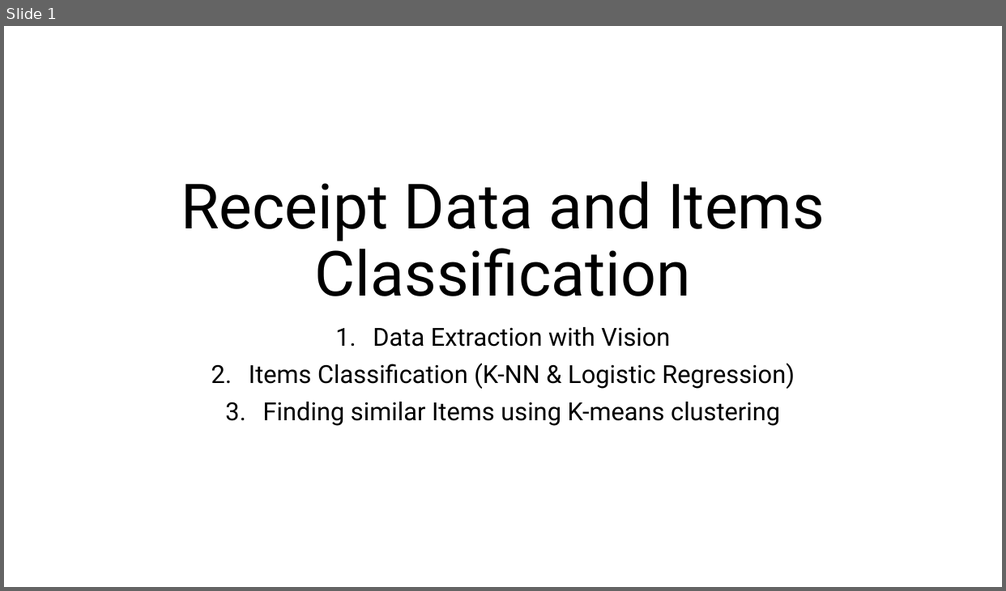
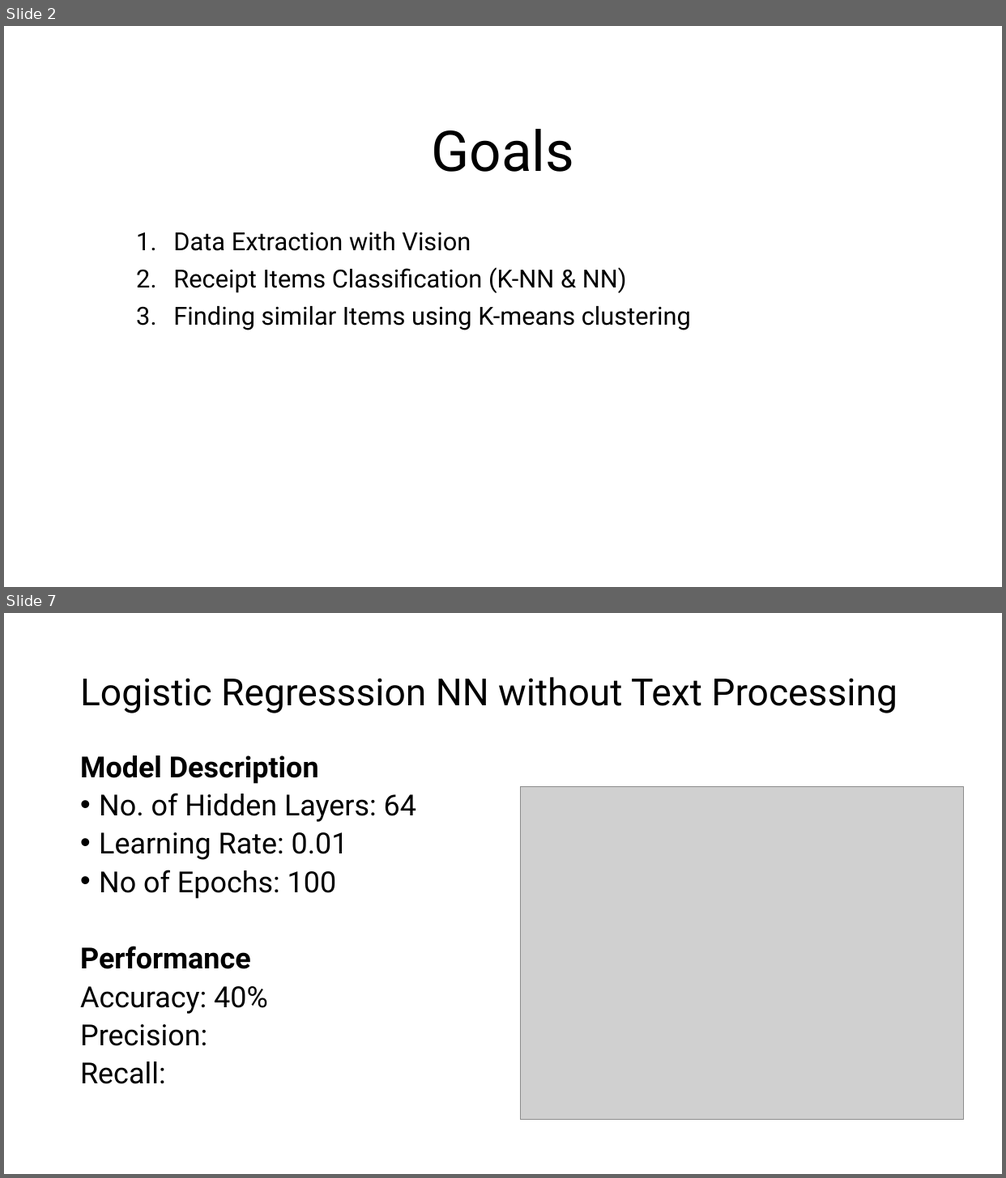
Before and after one commit to iradualbert/dst-receipt-expense, a slide deck: Receipt_Images_Processing.pptx. Shown one above the other, each under a label of ours: slide 1 before the commit, slides 2 and 7 after it; the slides between them are not shown. The pictures are 1006x591 and 1006x1178 pixels, drawn with LibreOffice and Linux fonts; fonts in the diff are those of the drawing; grey boxes stand for pictures. Boxes give left, top, right and bottom in pixels: in the first picture for what was removed or moved away, otherwise in the second. Text is boxed around its words. In the diff, an @@ line names an element or a change of style, - is before the commit and + after.

```diff
--- a/Receipt_Images_Processing.pptx
+++ b/Receipt_Images_Processing.pptx
@@ slide 7 added at bbox=[4, 613, 1002, 1174], background #FFFFFF @@
@@ title added at bbox=[80, 677, 897, 713], 36 pt, text #000000 @@
+Logistic Regresssion NN without Text Processing
@@ text added at bbox=[80, 756, 416, 1084], 28 pt, text #000000 @@
+Model Description
+• No. of Hidden Layers: 64
+• Learning Rate: 0.01
+• No of Epochs: 100
+Performance
+Accuracy: 40%
+Precision:
+Recall:
@@ picture added at bbox=[521, 786, 965, 1120] @@
@@ what was slide 1 is now slide 2 @@
@@ slide 2 changed as well @@
@@ title at bbox=[431, 129, 574, 172]: text changed; size 60 to 54 pt @@
-Receipt Data and Items Classification
+Goals
@@ subtitle "Data Extraction with Vision": place and size @@
-subtitle "Data Extraction with Vision" at bbox=[249, 327, 795, 426]
+subtitle "Data Extraction with Vision" at bbox=[173, 232, 691, 331]
@@ subtitle at bbox=[173, 232, 691, 331]: alignment centre to left @@
@@ subtitle at bbox=[173, 267, 627, 293]: text changed @@
-2. Items Classification (K-NN & Logistic Regression)
+2. Receipt Items Classification (K-NN & NN)
```
Also in this commit, not shown: 7 other slides added, 2 other files.
